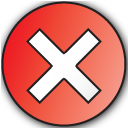
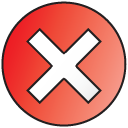
Layer changes from the first 128 x 128 image to the second:
hid "shadow" over [1,1,128,128]
